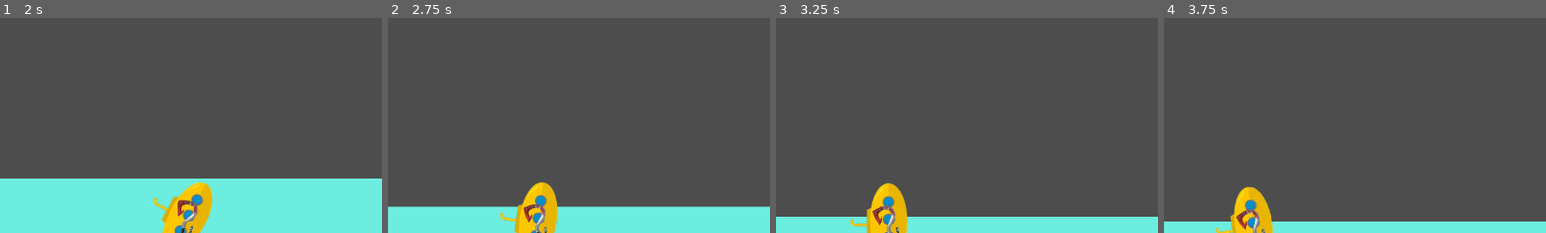
Above: before the commit, frames 1-4 (left to right).
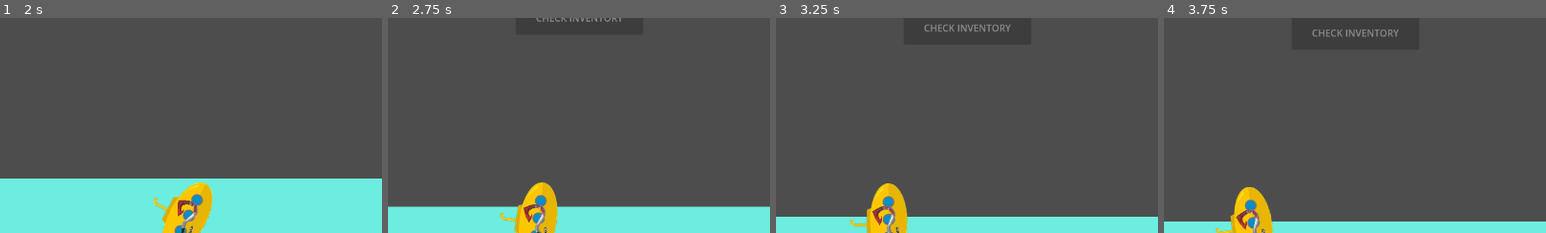
Above: after the commit, the same moments.

Repository: fruttz/GMTK-2026
Game: Godot game, scene res://Scenes/dive_screen.tscn
The game is run twice, just before and just after one commit, with the same random seed, the same clock (stepped at 60 frames per second) and the same inputs.
Inputs (mouse positions are % of the whole screen's width and height, from its top left):
- Up to frame 1 (2 s): tap Enter at 0.5 s; move the mouse to (45, 70) at 0.52 s; hold W (move_up) 0.53-1.25 s; hold Left (rotate_minus) 0.53-1.25 s; click (45, 70) at 0.67 s; tap Right (rotate_plus) at 0.8 s; drag from (80, 65) to (48, 45) at 1.27 s
- Up to frame 2 (2.75 s): move the mouse to (20, 35) at 2.02 s; hold A (move_left) from 2.03 s (still down); hold Tab (spelling_game, bound only after the commit) from 2.03 s (still down); tap Left (rotate_minus) at 2.3 s
- Up to frame 3 (3.25 s): release A (move_left) at 2.75 s; release Tab (spelling_game, bound only after the commit) at 2.75 s; drag from (55, 50) to (20, 35) at 2.77 s
- Up to frame 4 (3.75 s): move the mouse to (35, 25) at 3.52 s; hold S (move_down) from 3.53 s (still down); hold Left (rotate_minus) from 3.53 s (still down)
The pictures show only the part of the screen within x 23-73%, y 0-50%; the shares and areas given below are measured in that part.

Frame 1 is identical in both runs. In frame 2, 0.1% of the frame differs, in the area x 39-61%, y 0-2%; in frame 3, 0.3%, in the area x 39-62%, y 3-7%; in frame 4, 0.3%.

Commit message:
added scene transition logic

Diff:
--- a/dictionautica/Scenes/Inventory.tscn
+++ b/dictionautica/Scenes/Inventory.tscn
@@ -10,12 +10,21 @@
 [node name="Word_Container" parent="." instance=ExtResource("2_jbd0o")]
 position = Vector2(565, 112)
 
+[node name="Exit" type="Button" parent="."]
+offset_left = 607.0
+offset_top = 217.0
+offset_right = 683.0
+offset_bottom = 247.0
+text = "Exit"
+
+[node name="Letter_Panel" type="Panel" parent="."]
+offset_left = 2.0
+offset_top = 245.0
+offset_right = 1151.0
+offset_bottom = 656.0
+
 [node name="Letter_Container" type="Node2D" parent="."]
 position = Vector2(0, 1)
 script = ExtResource("3_4v8qb")
 
-[node name="Panel" type="Panel" parent="Letter_Container"]
-offset_left = 2.0
-offset_top = 244.0
-offset_right = 1151.0
-offset_bottom = 655.0
+[connection signal="button_down" from="Exit" to="." method="_on_exit_button_down"]
--- a/dictionautica/Scenes/Word_Container.tscn
+++ b/dictionautica/Scenes/Word_Container.tscn
@@ -21,10 +21,10 @@
 shape = SubResource("RectangleShape2D_714gh")
 
 [node name="Submit" type="Button" parent="."]
-offset_left = -38.0
-offset_top = 104.0
-offset_right = 40.0
-offset_bottom = 135.0
+offset_left = -79.0
+offset_top = 103.0
+offset_right = -1.0
+offset_bottom = 134.0
 text = "Submit"
 
 [connection signal="body_shape_entered" from="Area2D" to="." method="_on_area_2d_body_shape_entered"]
--- a/dictionautica/Scenes/dive_screen.gd
+++ b/dictionautica/Scenes/dive_screen.gd
@@ -8,6 +8,7 @@
 var letter_array : Array[String] = []
 var type_array : Array[int] = []
 var fish_array : Array[Node] = []
+var surfacing : bool
 
 var rng = RandomNumberGenerator.new()
 
@@ -24,7 +25,6 @@
 		$Submarine.position.x = $TopLeft.position.x
 
 	#Vertical Sub Capping
-	var surfacing : bool
 	if $Submarine.position.y > maxdepth * depth_tier:
 		$Submarine.position.y = maxdepth * depth_tier
 	if $Submarine.position.y < $Sea.position.y:
@@ -65,8 +65,21 @@
 		if fish.position.y < $Sea.position.y:
 			fish.position.y = $Sea.position.y
 
+	if surfacing:
+		$Inventory_Button.disabled = false
+	else:
+		$Inventory_Button.disabled = true
 
-
+func  _input(event: InputEvent) -> void:
+	if event.is_action_pressed("spelling_game"):
+		if $Inventory.visible == true:
+			$Inventory.visible = false
+			$Submarine/Camera2D.make_current()
+		elif surfacing:
+			$Inventory.visible = true
+			$Inventory/Camera2D.make_current()
+			$Inventory.setup(letter_array)
+			letter_array.clear()
 
 func store(fish):
 	#function untuk nyetor data ikan
@@ -88,8 +101,15 @@
 
 func spawn(Spawner, _mode : int):
 	#mola_mode
-	var new_mola = Mola.instantiate()
-	add_child(new_mola)
-	new_mola.position = Spawner.position + Vector2(0, rng.randf_range(-300,300))
-	new_mola.init()
-	fish_array.append(new_mola)
+	if not surfacing and $Inventory.visible == false:
+		var new_mola = Mola.instantiate()
+		add_child(new_mola)
+		new_mola.position = Spawner.position + Vector2(0, rng.randf_range(-300,300))
+		new_mola.init()
+		fish_array.append(new_mola)
+
+func _on_inventory_button_button_down() -> void:
+	$Inventory.visible = true
+	$Inventory/Camera2D.make_current()
+	$Inventory.setup(letter_array)
+	letter_array.clear()
--- a/dictionautica/Scenes/dive_screen.tscn
+++ b/dictionautica/Scenes/dive_screen.tscn
@@ -1,8 +1,9 @@
-[gd_scene load_steps=4 format=3 uid="uid://b3jaacl8mtpby"]
+[gd_scene load_steps=5 format=3 uid="uid://b3jaacl8mtpby"]
 
 [ext_resource type="PackedScene" uid="uid://wjvnqaoktxl8" path="res://Scenes/submarine.tscn" id="1_5f54t"]
 [ext_resource type="Texture2D" uid="uid://c7twqmtjujbf1" path="res://Sprites/Placeholder_Sea.png" id="1_hq367"]
 [ext_resource type="Script" uid="uid://db12vk1sdxnos" path="res://Scenes/dive_screen.gd" id="1_lkrc6"]
+[ext_resource type="PackedScene" uid="uid://b1dnrhw4mr4tc" path="res://Scenes/Inventory.tscn" id="4_lkrc6"]
 
 [node name="DiveScreen" type="Node2D"]
 script = ExtResource("1_lkrc6")
@@ -48,3 +49,20 @@
 
 [node name="BottomRight" type="Node2D" parent="."]
 position = Vector2(1180, 620)
+
+[node name="Inventory" parent="." instance=ExtResource("4_lkrc6")]
+process_mode = 3
+visible = false
+position = Vector2(1452, -492)
+
+[node name="Camera2D" type="Camera2D" parent="Inventory"]
+position = Vector2(574, 331)
+
+[node name="Inventory_Button" type="Button" parent="."]
+offset_left = 505.0
+offset_top = -244.0
+offset_right = 719.0
+offset_bottom = -188.0
+text = "CHECK INVENTORY"
+
+[connection signal="button_down" from="Inventory_Button" to="." method="_on_inventory_button_button_down"]
--- a/dictionautica/Scenes/inventory.gd
+++ b/dictionautica/Scenes/inventory.gd
@@ -1,4 +1,9 @@
 extends Node2D
 
-func _ready() -> void:
-	$Letter_Container.setup()
+
+func setup(letter_array) -> void:
+	$Letter_Container.setup(letter_array)
+
+func _on_exit_button_down() -> void:
+	self.visible = false
+	get_parent().get_node("Submarine/Camera2D").make_current()
--- a/dictionautica/Scenes/l_container.gd
+++ b/dictionautica/Scenes/l_container.gd
@@ -1,6 +1,5 @@
 extends Node2D
 
-var possible_letters  = ["A", "B", "C", "D", "E", "F", "G", "H", "I", "J"]
 var letter_scene = preload("res://Scenes/Letters.tscn")
 
 func add_letters(l: String, pos: Vector2):
@@ -9,12 +8,12 @@
 	letter.init(l)
 	add_child(letter)
 
-func setup():
+func setup(possible_letters):
 	var rng = RandomNumberGenerator.new()
 	var pos : Vector2
 	for l in possible_letters:
-		var x = rng.randf_range($Panel.position.x + 64, $Panel.size.x - 64)
-		var y = rng.randf_range($Panel.position.y + 64, $Panel.size.y - 64)
+		var x = rng.randf_range($"../Letter_Panel".position.x + 64, $"../Letter_Panel".size.x - 64)
+		var y = rng.randf_range($"../Letter_Panel".position.y + 64, $"../Letter_Panel".size.y - 64)
 		pos.x = x
 		pos.y = y
 		add_letters(l, pos)
--- a/dictionautica/Scenes/w_container.gd
+++ b/dictionautica/Scenes/w_container.gd
@@ -1,7 +1,6 @@
 extends Node2D
 
 var bodies = []
-
 
 func _on_area_2d_body_shape_entered(_body_rid: RID, body: Node2D, _body_shape_index: int, _local_shape_index: int) -> void:
 	bodies.append(body)
--- a/dictionautica/Scripts/submarine.gd
+++ b/dictionautica/Scripts/submarine.gd
@@ -17,18 +17,19 @@
 
 func _physics_process(delta: float) -> void:
 	#Character Polling Inputs
-	if Input.is_action_pressed("move_up"):
-		velocity += Vector2(0,-100)*delta*speed_tier
-	if Input.is_action_pressed("move_down"):
-		velocity += Vector2(0,+100)*delta*speed_tier
-	if Input.is_action_pressed("move_left"):
-		velocity += Vector2(-100,0)*delta*speed_tier
-	if Input.is_action_pressed("move_right"):
-		velocity += Vector2(+100,0)*delta*speed_tier
-	if Input.is_action_pressed("rotate_plus"):
-		omega += 5*delta
-	if Input.is_action_pressed("rotate_minus"):
-		omega -= 5*delta
+	if $"../Inventory".visible == false:
+		if Input.is_action_pressed("move_up"):
+			velocity += Vector2(0,-100)*delta*speed_tier
+		if Input.is_action_pressed("move_down"):
+			velocity += Vector2(0,+100)*delta*speed_tier
+		if Input.is_action_pressed("move_left"):
+			velocity += Vector2(-100,0)*delta*speed_tier
+		if Input.is_action_pressed("move_right"):
+			velocity += Vector2(+100,0)*delta*speed_tier
+		if Input.is_action_pressed("rotate_plus"):
+			omega += 5*delta
+		if Input.is_action_pressed("rotate_minus"):
+			omega -= 5*delta
 
 	#Character Physics
 	position += delta*velocity
--- a/dictionautica/project.godot
+++ b/dictionautica/project.godot
@@ -57,3 +57,8 @@
 "events": [Object(InputEventKey,"resource_local_to_scene":false,"resource_name":"","device":-1,"window_id":0,"alt_press …(191 unchanged characters)…
 ]
 }
+spelling_game={
+"deadzone": 0.2,
+"events": [Object(InputEventKey,"resource_local_to_scene":false,"resource_name":"","device":0,"window_id":0,"alt_pressed":false,"shift_pressed":false,"ctrl_pressed":false,"meta_pressed":false,"pressed":false,"keycode":0,"physical_keycode":4194306,"key_label":0,"unicode":0,"location":0,"echo":false,"script":null)
+]
+}
